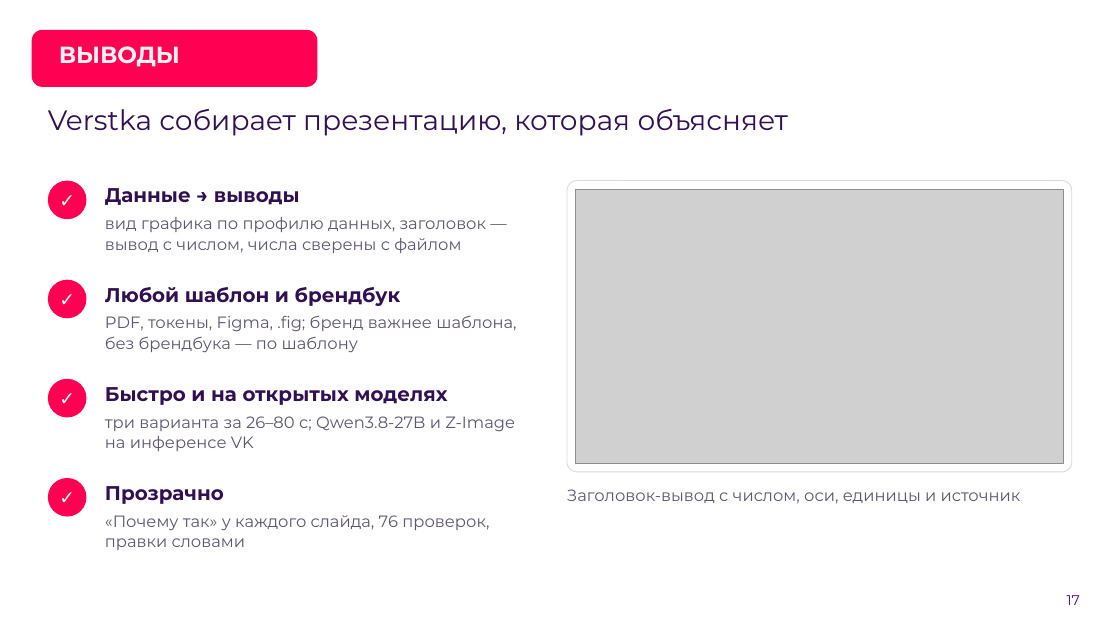
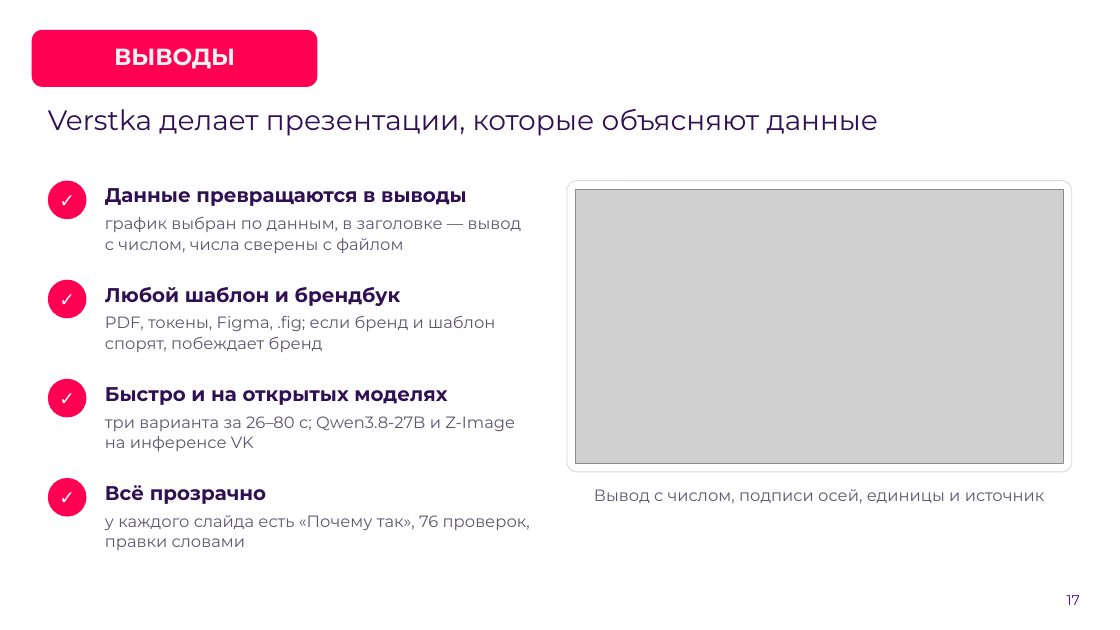
Before and after one commit to hl0pch1k/verstka, a slide deck: slide 17 of docs/presentation/verstka-pitch-stage2.pptx. Drawn at 1120x630 pixels with LibreOffice and Linux fonts; fonts in the diff are those of the drawing; grey boxes stand for pictures; background and template pictures are left out. Boxes give left, top, right and bottom in pixels: in the first picture for what was removed or moved away, otherwise in the second. Text is boxed around its words. In the diff, an @@ line names an element or a change of style, - is before the commit and + after.

```diff
--- a/docs/presentation/verstka-pitch-stage2.pptx
+++ b/docs/presentation/verstka-pitch-stage2.pptx
@@ title "ВЫВОДЫ" moved from (x1=59, y1=46, x2=180, y2=67) to (x1=114, y1=48, x2=235, y2=69) @@
@@ title "ВЫВОДЫ" at (x1=114, y1=48, x2=235, y2=69): alignment left to centre; vertical alignment bottom to middle @@
@@ text at (x1=48, y1=109, x2=879, y2=136): text changed @@
-Verstka собирает презентацию, которая объясняет
+Verstka делает презентации, которые объясняют данные
@@ text at (x1=105, y1=188, x2=467, y2=206): text changed @@
-Данные → выводы
+Данные превращаются в выводы
@@ text at (x1=105, y1=217, x2=522, y2=253): text changed @@
-вид графика по профилю данных, заголовок — вывод с числом, числа сверены с файлом
+график выбран по данным, в заголовке — вывод с числом, числа сверены с файлом
@@ text at (x1=105, y1=315, x2=495, y2=352): text changed @@
-PDF, токены, Figma, .fig; бренд важнее шаблона, без брендбука — по шаблону
+PDF, токены, Figma, .fig; если бренд и шаблон спорят, побеждает бренд
@@ text at (x1=105, y1=485, x2=266, y2=504): text changed @@
-Прозрачно
+Всё прозрачно
@@ text at (x1=594, y1=489, x2=1045, y2=504): text changed @@
-Заголовок-вывод с числом, оси, единицы и источник
+Вывод с числом, подписи осей, единицы и источник
@@ text at (x1=105, y1=515, x2=530, y2=550): text changed @@
-«Почему так» у каждого слайда, 76 проверок, правки словами
+у каждого слайда есть «Почему так», 76 проверок, правки словами
```
Also in this commit, not shown: 18 other slides changed, 1 other file.
